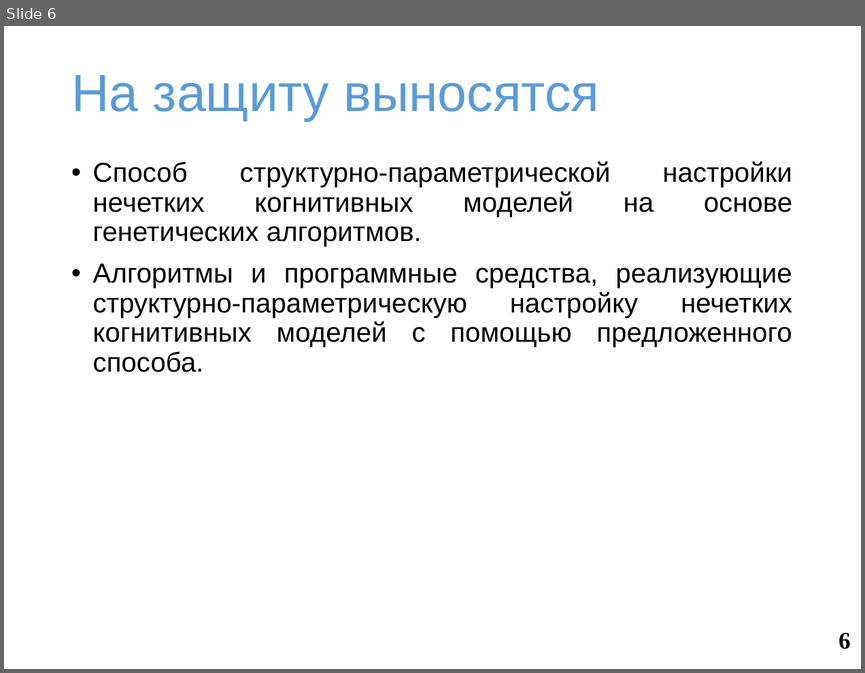
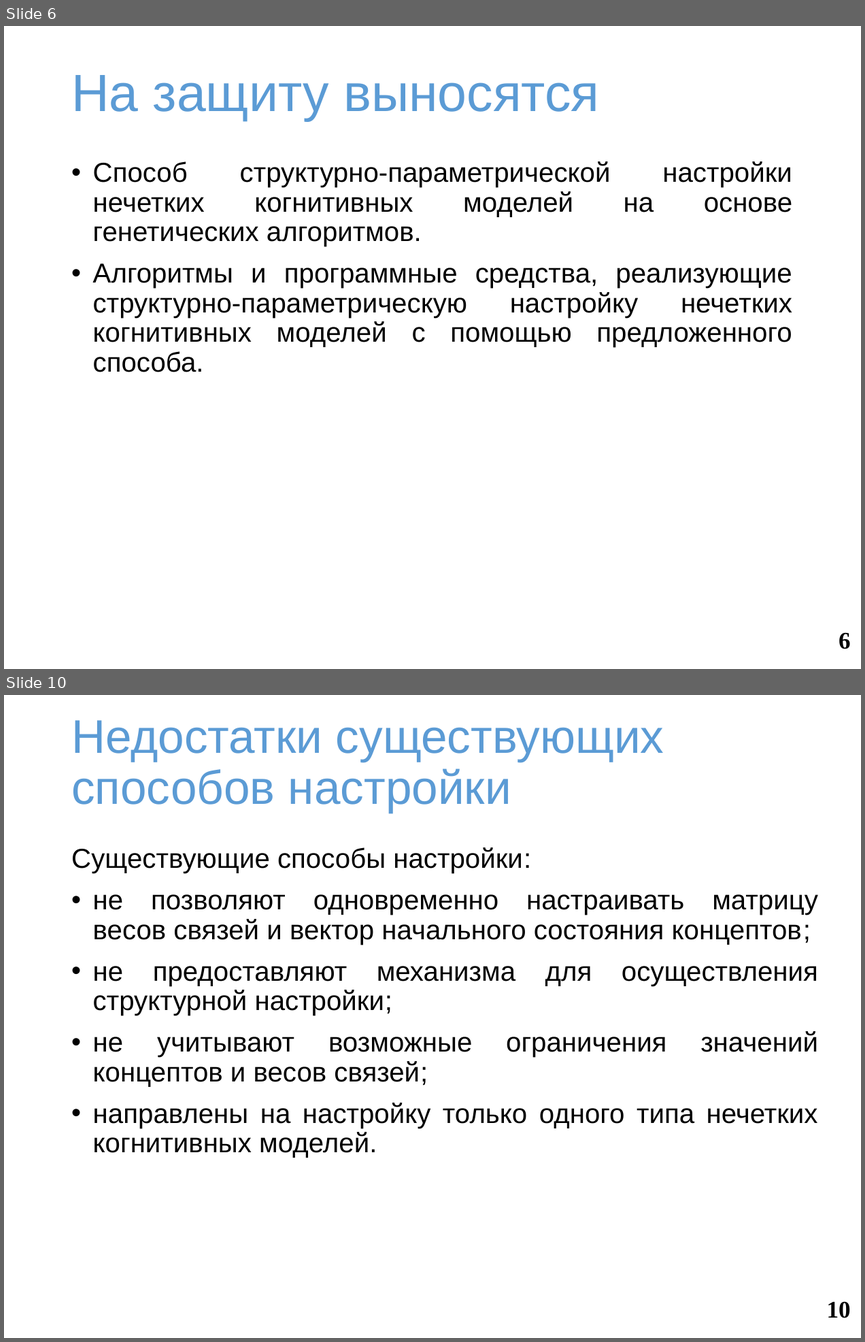
Before and after one commit to SquakR/fuzzy_cognitive_model, a slide deck: docs/presentation.pptx. Shown one above the other, each under a label of ours: slide 6 before the commit, slides 6 and 10 after it; the slides between them are not shown. The pictures are 865x673 and 865x1342 pixels, drawn with LibreOffice and Linux fonts; fonts in the diff are those of the drawing; background and template pictures are left out. Boxes give left, top, right and bottom in pixels: in the first picture for what was removed or moved away, otherwise in the second. Text is boxed around its words. In the diff, an @@ line names an element or a change of style, - is before the commit and + after.

```diff
--- a/docs/presentation.pptx
+++ b/docs/presentation.pptx
@@ slide 10 added at (4,695,861,1338), background #FFFFFF @@
@@ title added at (71,720,664,813), 39.6 pt, text #5B9BD5 @@
+Недостатки существующих способов настройки
@@ text added at (71,847,818,1157), 23 pt, text #000000 @@
+Существующие способы настройки:
+• не позволяют одновременно настраивать матрицу весов связей и вектор начального состояния концептов;
+• не предоставляют механизма для осуществления структурной настройки;
+• не учитывают возможные ограничения значений концептов и весов связей;
+• направлены на настройку только одного типа нечетких когнитивных моделей.
@@ page number added at (827,1301,851,1318), 20 pt, text #000000, bold @@
+10
```
Also in this commit, not shown: 3 slides changed, 24 other slides added, 2 other files.
